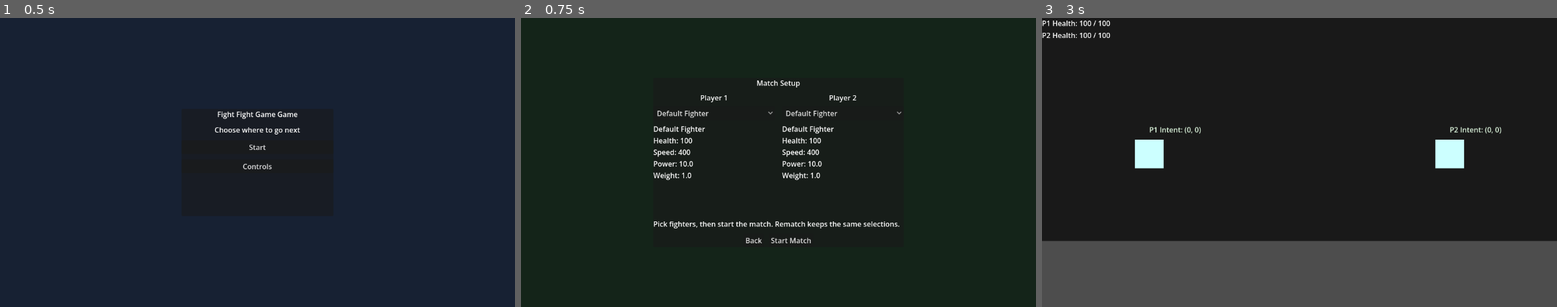
Above: before the commit, frames 1-3 (left to right).
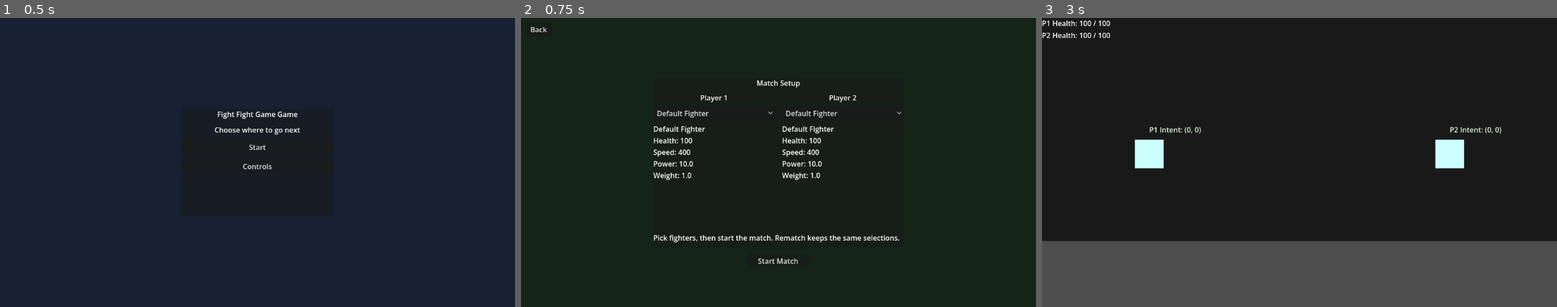
Above: after the commit, the same moments.

Repository: GitLlamma/Fight-Fight-Game-Game
Game: Godot game, scene res://scenes/main.tscn
Two runs of this game, one before a commit and one after it. Both use one fixed random seed, a clock stepped at 60 frames per second and the inputs below.
Inputs:
- Up to frame 1 (0.5 s): no input
- Up to frame 2 (0.75 s): click "Start" at 0.5 s
- Up to frame 3 (3 s): click "Back" at 1.25 s; click "Start" at 2 s; click "Start Match" at 2.75 s

Frame 1 is identical in both runs. In frame 2, 1.2% of the frame differs, in the area x 1-74%, y 3-86%; in frame 3, nothing differs.

Commit message:
Changed the character selector ui

Diff:
--- a/GodotFiles/fight-fight-game-game/scenes/ui/hud.tscn
+++ b/GodotFiles/fight-fight-game-game/scenes/ui/hud.tscn
@@ -155,10 +155,22 @@
 alignment = 1
 theme_override_constants/separation = 12
 
-[node name="BackToMainMenuButton" type="Button" parent="CharacterSelectScreen/SelectContent/SelectActions"]
+[node name="BackToMainMenuButton" type="Button" parent="CharacterSelectBackground"]
+offset_left = 10.0
+offset_top = 10.0
+offset_right = 70.0
+offset_bottom = 41.0
 text = "Back"
 
-[node name="StartMatchButton" type="Button" parent="CharacterSelectScreen/SelectContent/SelectActions"]
+[node name="StartMatchButton" type="Button" parent="CharacterSelectBackground"]
+anchor_left = 0.5
+anchor_top = 0.5
+anchor_right = 0.5
+anchor_bottom = 0.5
+offset_left = -70.0
+offset_top = 205.0
+offset_right = 70.0
+offset_bottom = 236.0
 text = "Start Match"
 
 [node name="ControlsBackground" type="ColorRect" parent="."]
@@ -409,7 +421,11 @@
 text = "Controller assignment warning"
 autowrap_mode = 3
 
-[node name="BackButton" type="Button" parent="ControlsScreen/ControlsContent"]
+[node name="BackButton" type="Button" parent="ControlsBackground"]
+offset_left = 10.0
+offset_top = 10.0
+offset_right = 70.0
+offset_bottom = 41.0
 text = "Back"
 
 [node name="ControllerReconnectOverlay" type="PanelContainer" parent="."]
--- a/GodotFiles/fight-fight-game-game/scripts/hud.gd
+++ b/GodotFiles/fight-fight-game-game/scripts/hud.gd
@@ -21,14 +21,14 @@
 @onready var p1_preview_label = $CharacterSelectScreen/SelectContent/PlayerColumns/P1Column/P1PreviewLabel
 @onready var p2_preview_label = $CharacterSelectScreen/SelectContent/PlayerColumns/P2Column/P2PreviewLabel
 @onready var character_select_start_warning_label = $CharacterSelectScreen/SelectContent/StartWarningLabel
-@onready var start_match_button = $CharacterSelectScreen/SelectContent/SelectActions/StartMatchButton
-@onready var back_to_main_menu_button = $CharacterSelectScreen/SelectContent/SelectActions/BackToMainMenuButton
+@onready var start_match_button = $CharacterSelectBackground/StartMatchButton
+@onready var back_to_main_menu_button = $CharacterSelectBackground/BackToMainMenuButton
 @onready var controller_reconnect_overlay = $ControllerReconnectOverlay
 @onready var controller_reconnect_body_label = $ControllerReconnectOverlay/ReconnectContent/ReconnectBodyLabel
 @onready var controls_background = $ControlsBackground
 @onready var controls_screen = $ControlsScreen
 @onready var controls_player_tabs = $ControlsScreen/ControlsContent/PlayerTabs
-@onready var controls_back_button = $ControlsScreen/ControlsContent/BackButton
+@onready var controls_back_button = $ControlsBackground/BackButton
 @onready var p1_keyboard_input_button = $ControlsScreen/ControlsContent/PlayerTabs/Player1Tab/P1InputModeRow/P1InputModeSwitch/KeyboardButton
 @onready var p1_controller_input_button = $ControlsScreen/ControlsContent/PlayerTabs/Player1Tab/P1InputModeRow/P1InputModeSwitch/ControllerButton
 @onready var p1_controller_status_label = $ControlsScreen/ControlsContent/PlayerTabs/Player1Tab/P1ControllerStatusLabel
Not shown, changed: DOCUMENTATION.md
